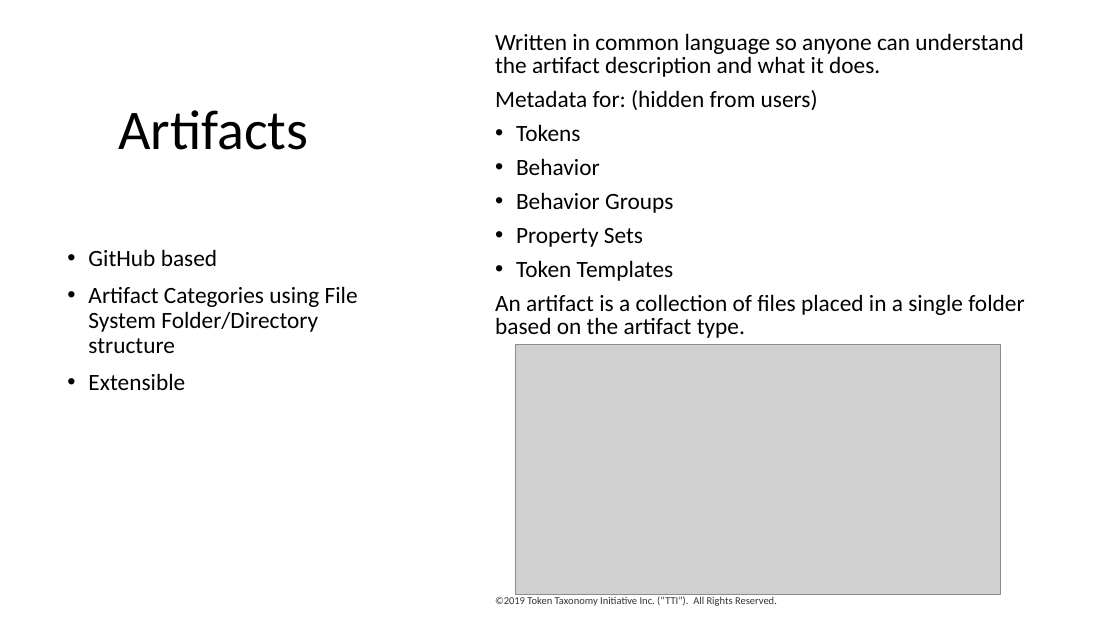
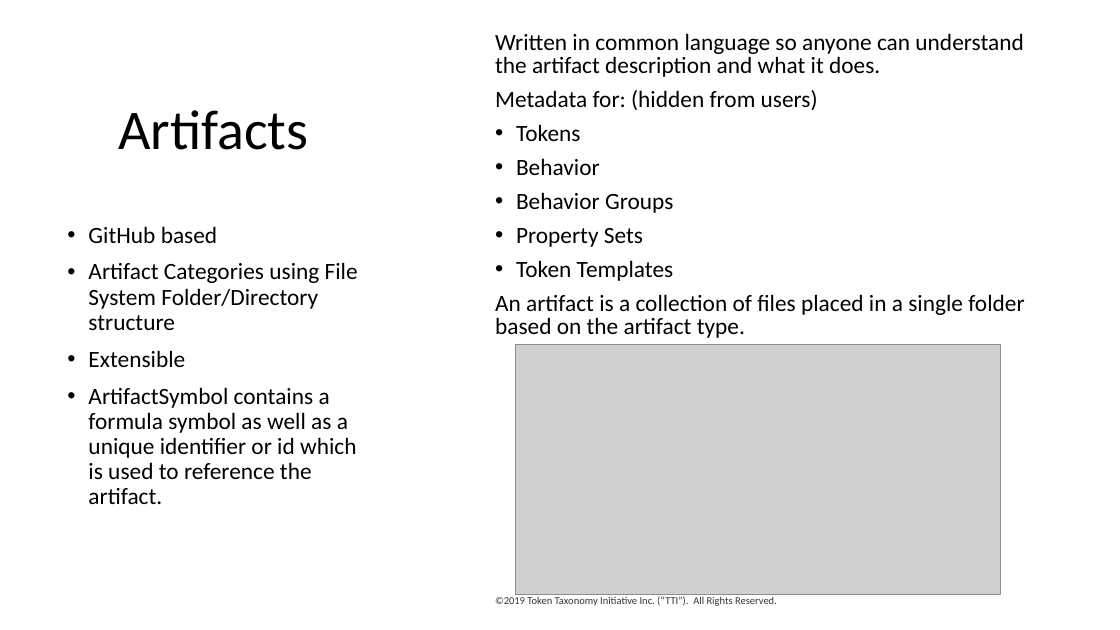
Before and after one commit to vipinsun/TokenTaxonomyFramework-pub, a slide deck: slide 8 of presentations/TTF-Presentation.pptx. Drawn at 1120x630 pixels with LibreOffice and Linux fonts; fonts in the diff are those of the drawing; grey boxes stand for pictures. Boxes give left, top, right and bottom in pixels: in the first picture for what was removed or moved away, otherwise in the second. Text is boxed around its words. In the diff, an @@ line names an element or a change of style, - is before the commit and + after.

```diff
--- a/presentations/TTF-Presentation.pptx
+++ b/presentations/TTF-Presentation.pptx
@@ text "GitHub based" moved from (x1=88, y1=249, x2=358, y2=390) to (x1=88, y1=226, x2=358, y2=504) @@
@@ text at (x1=88, y1=387, x2=356, y2=504): paragraph added @@
+• ArtifactSymbol contains a formula symbol as well as a unique identifier or id which is used to reference the artifact.
```
Also in this commit, not shown: 4 other slides changed, 2 slides added, 20 other files.
